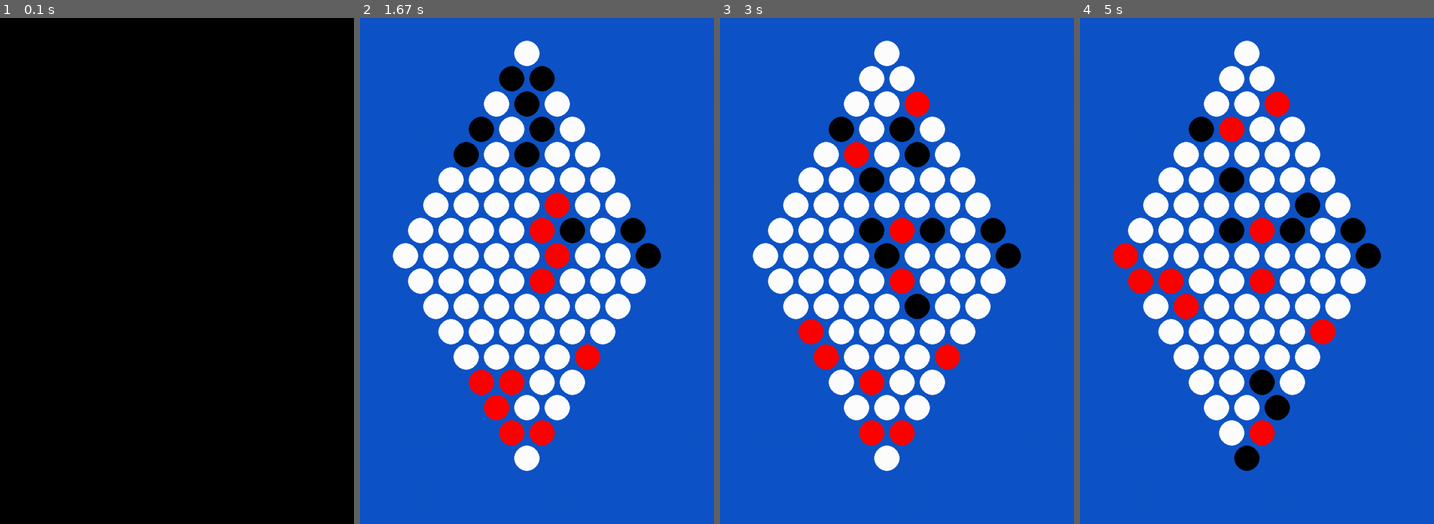
Above: before the commit, frames 1-4 (left to right).
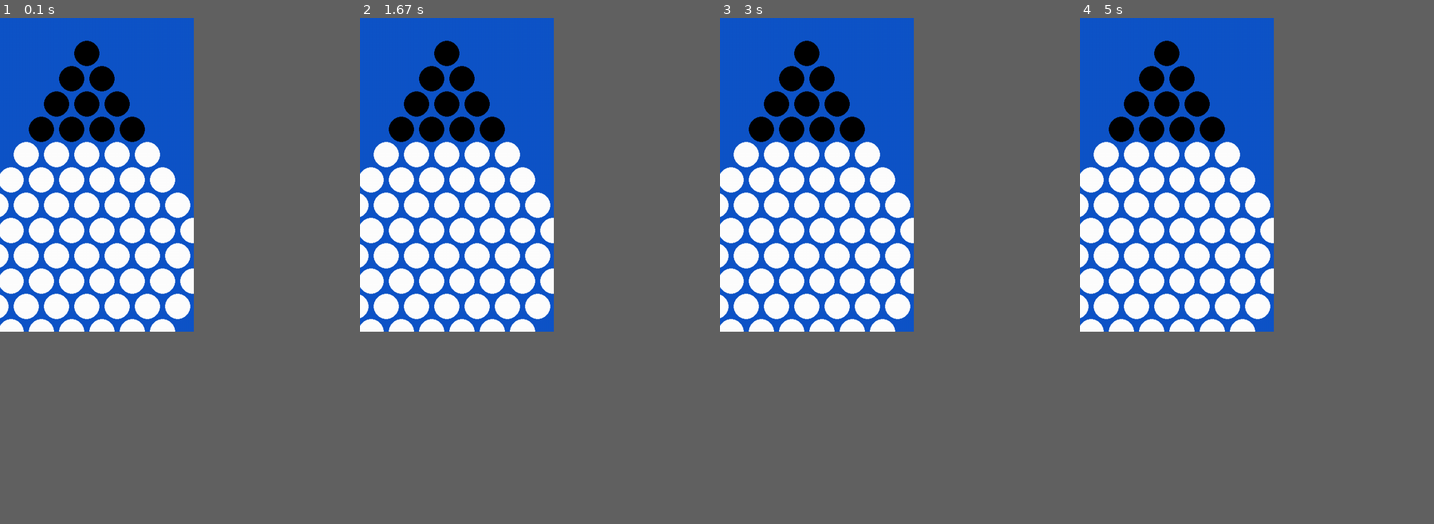
Above: after the commit, the same moments.

Repository: MaxMaiche/L3IAProjet
Game: pygame game, started from pygameGUI.py
Two runs of this game, one before a commit and one after it. Both use one fixed random seed, a clock stepped at 60 frames per second and the inputs below.
Inputs (mouse positions are in pixels of both pictures, inside the frame that each line leads up to):
- Up to frame 1 (0.1 s): no input
- Up to frame 2 (1.67 s): click (455, 174) at 0.38 s
- Up to frame 3 (3 s): no input
- Up to frame 4 (5 s): no input
The window is 630x900 before the commit and 345x558 after it. Grey fills any space a smaller window leaves; there, only what the larger window draws over its background counts as a difference.

The runs differ from the first frame. In frame 1, 31% of the frame differs, in the area x 0-55%, y 0-62%; in frame 2, 29%; in frame 3, 30%; in frame 4, 30%.

Commit message:
Update pygameGUI.py

Diff:
--- a/pygameGUI.py
+++ b/pygameGUI.py
@@ -1,9 +1,12 @@
 import pygame
 import game
 import agent
+from screeninfo import get_monitors
 pygame.init()
 
-WIDTH, HEIGHT = 700, 1000
+HEIGHT= get_monitors()[0].height - 100
+WIDTH = int(HEIGHT*0.7)-50
+#WIDTH, HEIGHT = 700, 1000
 WIN = pygame.display.set_mode((WIDTH, HEIGHT))
 pygame.display.set_caption("Dames Chinoises")
 
@@ -152,5 +155,5 @@
     pygame.quit()
 
 if __name__ == "__main__":
-    game = game.Game(2,2) #0 = joueur, 1 = random, 2 = greedy
+    game = game.Game(0,2) #0 = joueur, 1 = random, 2 = greedy
     main(game)
